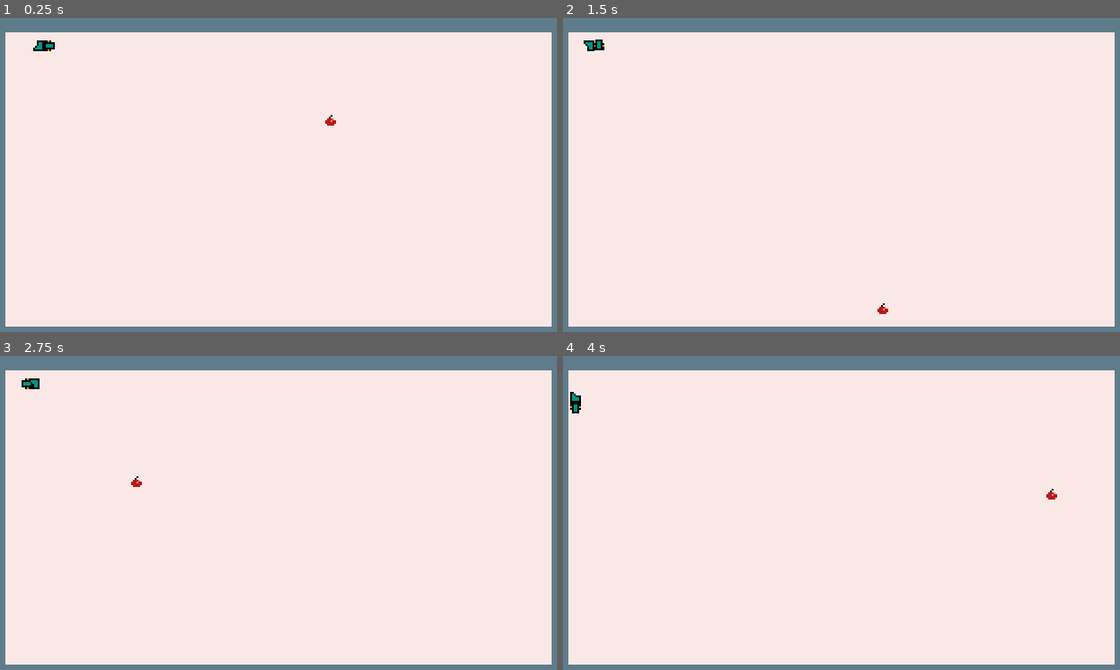
Above: before the commit, frames 1-4 (two rows, left to right).
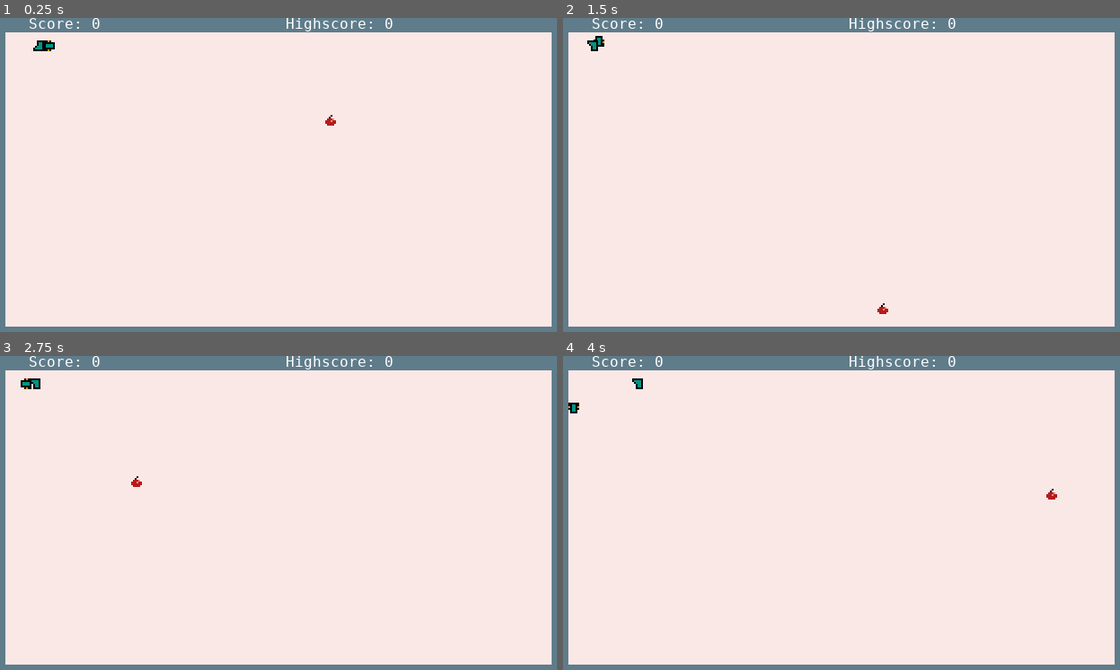
Above: after the commit, the same moments.

Repository: rw404/attempts
Game: Godot game, scene res://Scenes/Game.tscn
The game is run twice, just before and just after one commit, with the same random seed, the same clock (stepped at 60 frames per second) and the same inputs.
Inputs:
- Up to frame 1 (0.25 s): no input
- Up to frame 2 (1.5 s): hold Up (ui_up) from 0.53 s (still down)
- Up to frame 3 (2.75 s): release Up (ui_up) at 2.03 s; hold Left (ui_left) from 2.03 s (still down)
- Up to frame 4 (4 s): release Left (ui_left) at 3.53 s; hold Down (ui_down) from 3.53 s (still down)

The runs differ from the first frame. In frame 1, 0.3% of the frame differs, in the area x 5-71%, y 0-5%; in frame 2, 0.4%; in frame 3, 0.4%; in frame 4, 0.5%, in the area x 0-71%, y 0-19%.

Commit message:
TODO: comments + correct direction's changing

Diff:
--- a/Main_Game/Scenes/Game.tscn
+++ b/Main_Game/Scenes/Game.tscn
@@ -1,8 +1,9 @@
-[gd_scene load_steps=8 format=2]
+[gd_scene load_steps=11 format=2]
 
 [ext_resource path="res://Assets/Field/Field.png" type="Texture" id=1]
 [ext_resource path="res://Scenes/Snake.tscn" type="PackedScene" id=2]
 [ext_resource path="res://Scripts/Game.gd" type="Script" id=3]
+[ext_resource path="res://Fonts/DejaVu Sans Mono for Powerline.ttf" type="DynamicFontData" id=4]
 
 [sub_resource type="SegmentShape2D" id=1]
 a = Vector2( 7.96793, 6.47927 )
@@ -19,6 +20,14 @@
 [sub_resource type="SegmentShape2D" id=4]
 a = Vector2( 313.53, 7.98042 )
 b = Vector2( 313.545, 171.98 )
+
+[sub_resource type="DynamicFont" id=5]
+size = 8
+font_data = ExtResource( 4 )
+
+[sub_resource type="DynamicFont" id=6]
+size = 8
+font_data = ExtResource( 4 )
 
 [node name="Game" type="Node2D"]
 script = ExtResource( 3 )
@@ -46,14 +55,27 @@
 [node name="right_ground_collision" type="CollisionShape2D" parent="Area2D"]
 shape = SubResource( 4 )
 
-[node name="RichTextLabel" type="RichTextLabel" parent="."]
-visible = false
-margin_left = 70.7467
-margin_top = -1.96873
-margin_right = 137.747
-margin_bottom = 16.0313
-text = "Score: "
+[node name="Score" type="RichTextLabel" parent="."]
+margin_left = 20.571
+margin_top = -0.597976
+margin_right = 139.571
+margin_bottom = 11.402
+custom_fonts/normal_font = SubResource( 5 )
+text = "Score: 0"
 __meta__ = {
 "_edit_use_anchors_": false
 }
+
+[node name="HighScore" type="RichTextLabel" parent="."]
+margin_left = 164.0
+margin_top = -1.0
+margin_right = 300.0
+margin_bottom = 11.0
+custom_fonts/normal_font = SubResource( 6 )
+text = "Highscore: 0"
+__meta__ = {
+"_edit_use_anchors_": false
+}
+
+[node name="Timer" type="Timer" parent="."]
 [connection signal="area_entered" from="Area2D" to="." method="_on_Area2D_area_entered"]
--- a/Main_Game/Scenes/Last_Tail.tscn
+++ b/Main_Game/Scenes/Last_Tail.tscn
@@ -17,6 +17,11 @@
 "name": "last_tail_down",
 "speed": 5.0
 }, {
+"frames": [ ExtResource( 6 ), ExtResource( 7 ) ],
+"loop": true,
+"name": "last_tail_up",
+"speed": 5.0
+}, {
 "frames": [ ExtResource( 5 ), ExtResource( 4 ) ],
 "loop": true,
 "name": "last_tail_left",
@@ -25,11 +30,6 @@
 "frames": [ ExtResource( 1 ), ExtResource( 2 ) ],
 "loop": true,
 "name": "last_tail_right",
-"speed": 5.0
-}, {
-"frames": [ ExtResource( 6 ), ExtResource( 7 ) ],
-"loop": true,
-"name": "last_tail_up",
 "speed": 5.0
 } ]
 
--- a/Main_Game/Scripts/Game.gd
+++ b/Main_Game/Scripts/Game.gd
@@ -2,13 +2,15 @@
 
 onready var food = preload("res://Scenes/Food.tscn")
 
+#Score&HighScore
+var score = 0
+export var highscore = 0
 
-#var score = 0
-
-#Score
-#func _physics_process(delta):
-#	$RichTextLabel.text = "Score: " + str(score)
-
+func _physics_process(delta):
+	score = get_node("Snake").get_child_count() - 2
+	highscore = max(highscore, score)
+	$Score.text = "Score: " + str(score)
+	$HighScore.text = "Highscore: " + str(highscore)
 
 func _ready():
 	add_food()
@@ -20,9 +22,9 @@
 	add_child(inst)
 
 func spawn_and_grow():
+	score += 1
 	add_food()
 	get_node("Snake").add_tail()
-	#score += 1
 
 func get_random(_max, _min):
 	randomize()
@@ -34,4 +36,23 @@
 
 func _on_Area2D_area_entered(area):
 	if(area.name == "head"):
-		get_tree().reload_current_scene()
+		get_node("Snake/head").position = get_node("Snake").default_position
+		get_node("Snake").direction = Vector2(1, 0)
+
+
+		$Snake/head/sprite_head_down.visible = false
+		$Snake/head/sprite_head_left.visible = false
+		$Snake/head/sprite_head_right.visible = true
+		$Snake/head/sprite_head_up.visible = false
+
+		$Snake/head/Head_collision_down.disabled = true
+		$Snake/head/Head_collision_right.disabled = false
+		$Snake/head/Head_collision_up.disabled = true
+		$Snake/head/Head_colllision_left.disabled = true
+
+		remove_child(get_child(get_child_count() - 1))
+
+		add_food()
+
+		get_node("Snake").destroy(get_node("Snake").get_child(1))
+		#get_tree().reload_current_scene()
--- a/Main_Game/Scripts/Snake.gd
+++ b/Main_Game/Scripts/Snake.gd
@@ -6,8 +6,10 @@
 const gap = -6
 var next_tail_dir = Vector2(1, 0)
 var prev_tail_dir = Vector2(1, 0)
+var default_position = Vector2.ZERO
 
 func _ready():
+	default_position = $head.position
 	add_last_tail()
 
 func _physics_process(delta):
Binary file added: Main_Game/Assets/Snake/head.png
Binary file added: Main_Game/Assets/Snake/last_tail_1.png
Not shown, added: Main_Game/Assets/Snake/last_tail_1.png.import
Binary file added: Main_Game/Assets/Snake/last_tail_2.png
Not shown, added: Main_Game/Assets/Snake/last_tail_2.png.import
Binary file added: Main_Game/Fonts/DejaVu Sans Mono for Powerline.ttf
Not shown, added: Main_Game/project.godot~RF15a440cf.TMP
